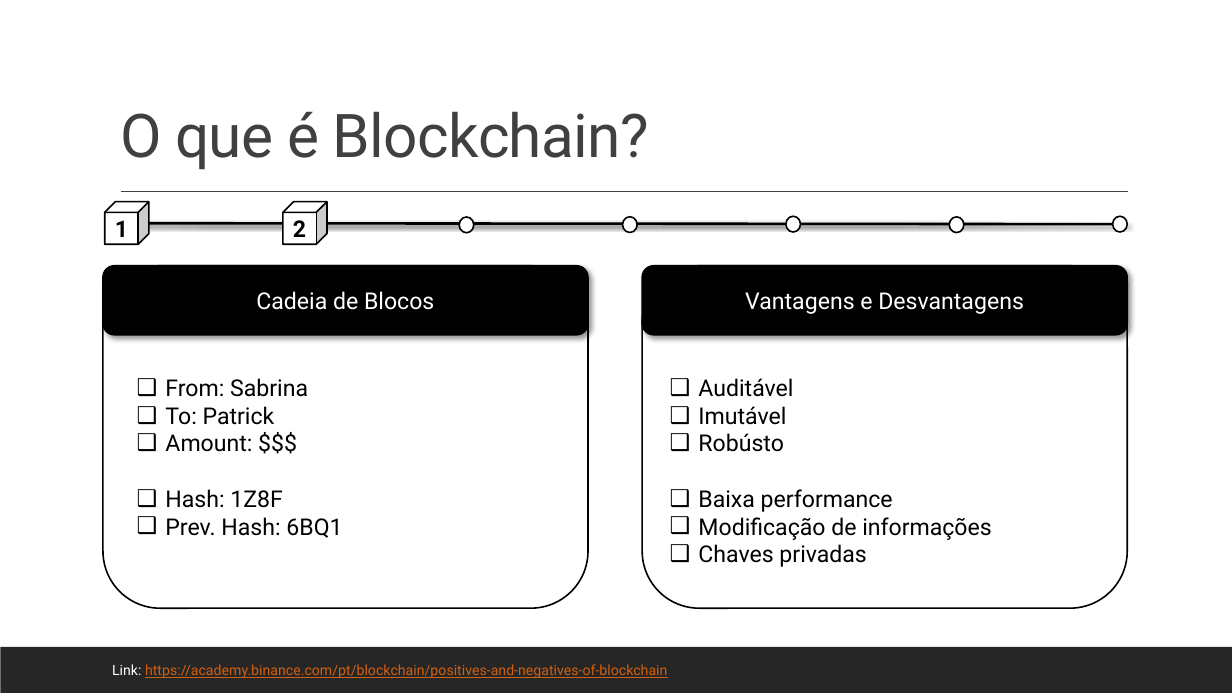
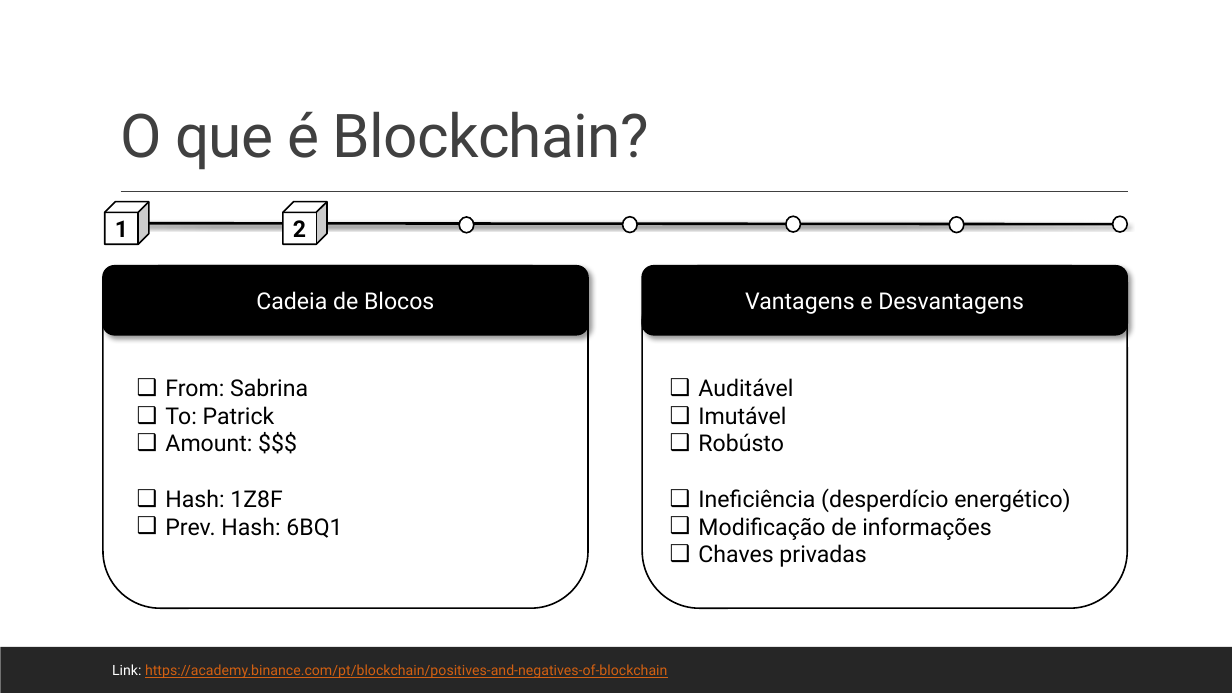
Before and after one commit to SabrinaSimao/RealEstate-Ethereum, a slide deck: slide 4 of Real Estate.pptx. Drawn at 1232x693 pixels with LibreOffice and Linux fonts; fonts in the diff are those of the drawing. Boxes give left, top, right and bottom in pixels: in the first picture for what was removed or moved away, otherwise in the second. Text is boxed around its words. In the diff, an @@ line names an element or a change of style, - is before the commit and + after.

Commit message:
Add files via upload
Apresentação Final - Blockchain Real Estate

```diff
--- a/Real Estate.pptx
+++ b/Real Estate.pptx
@@ text at (x1=698, y1=488, x2=1070, y2=512): text changed @@
-❑ Baixa performance
+❑ Ineficiência (desperdício energético)
```
Also in this commit, not shown: 2 other slides changed.
